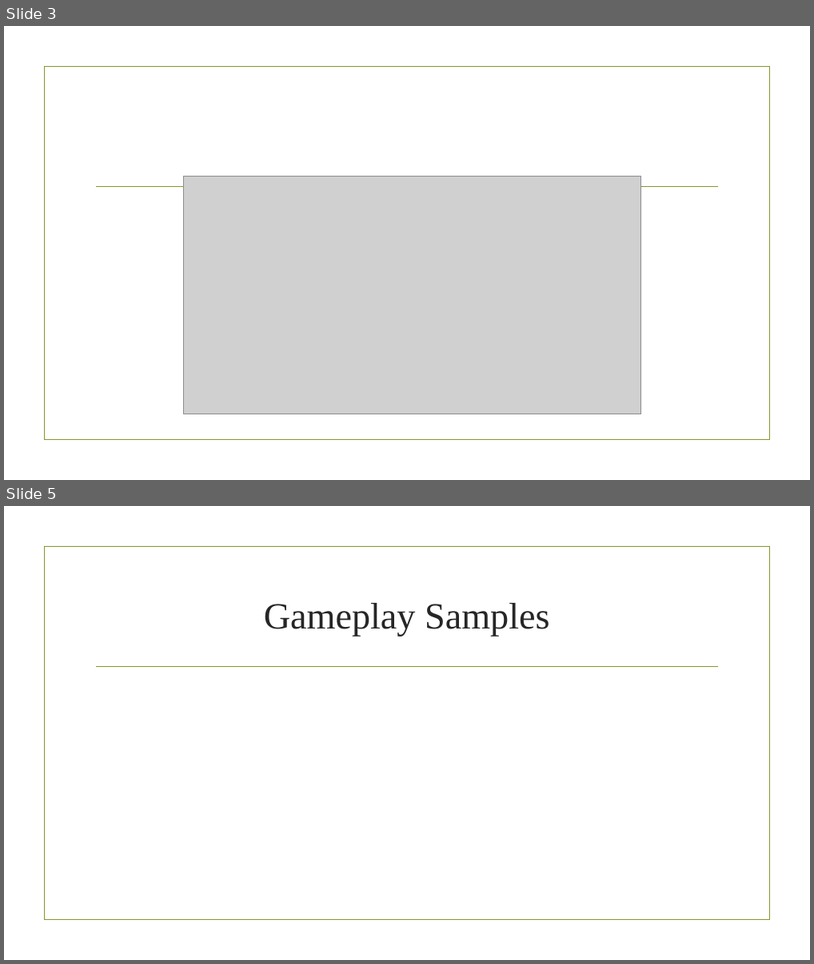
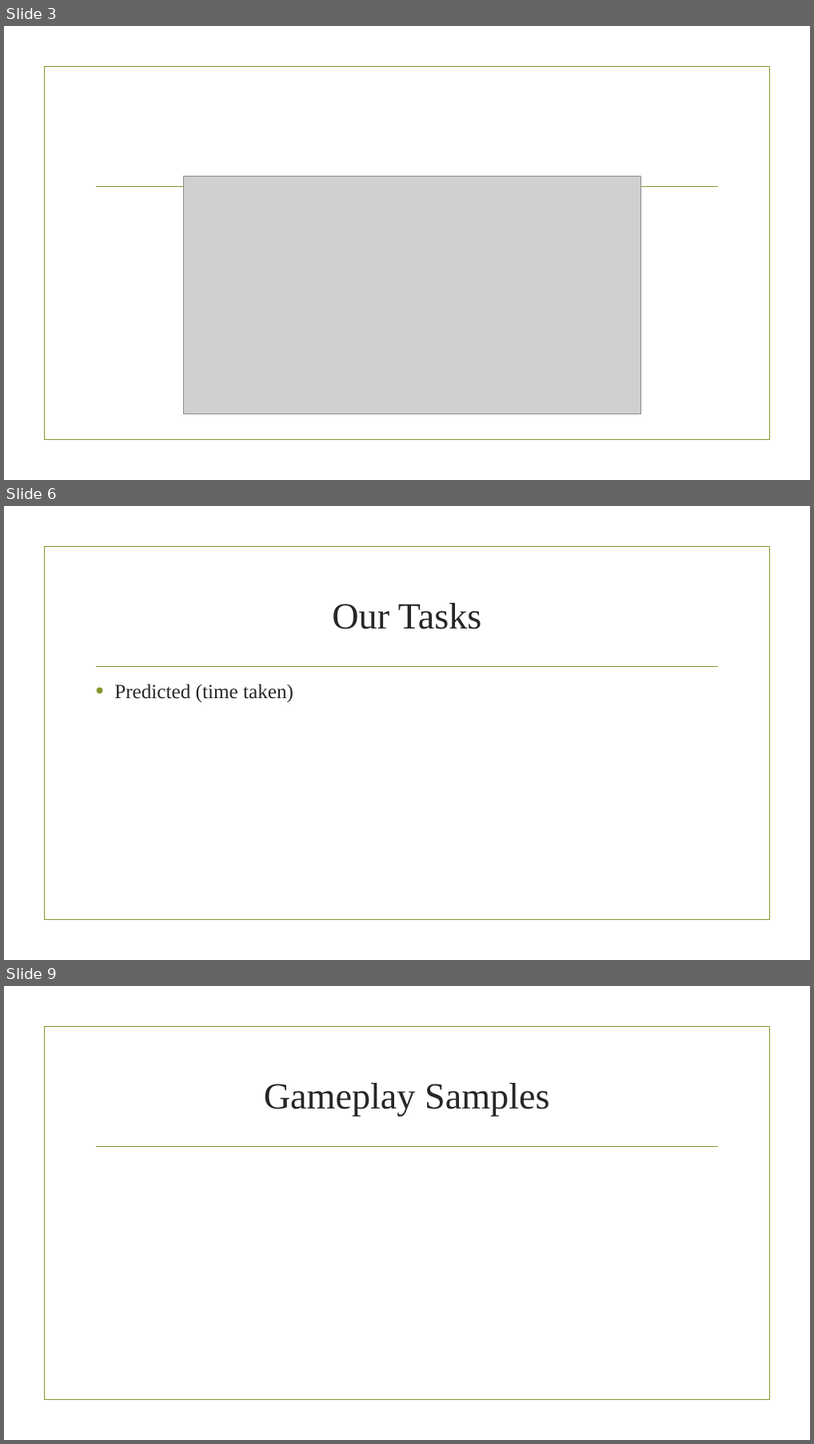
Before and after one commit to Glenn-Pao/StudioPStuff, a slide deck: Laser Cat (concept paper).pptx. Shown one above the other, each under a label of ours: slides 3 and 5 before the commit, slides 3, 6 and 9 after it; the slides between them are not shown. The pictures are 814x964 and 814x1444 pixels, drawn with LibreOffice and Linux fonts; fonts in the diff are those of the drawing; grey boxes stand for pictures; background and template pictures are left out. Boxes give left, top, right and bottom in pixels: in the first picture for what was removed or moved away, otherwise in the second. Text is boxed around its words. In the diff, an @@ line names an element or a change of style, - is before the commit and + after.

```diff
--- a/Laser Cat (concept paper).pptx
+++ b/Laser Cat (concept paper).pptx
@@ slide 6 added at (4, 506, 810, 960), background picture (left out); not listed: 2 template elements that a slide beside it also shows @@
@@ title added at (332, 603, 482, 629), 44 pt, text #262626 @@
+Our Tasks
@@ text added at (114, 684, 294, 702), 24 pt, text #262626 @@
+• Predicted (time taken)
@@ what was slide 5 is now slide 9 @@
```
Also in this commit, not shown: 2 slides changed, 3 other slides added, 21 other files.
